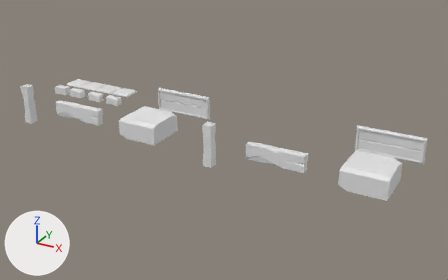
Two versions of the Blender file Brackeys2023.2/Assets/Models/masonry.blend, one commit apart.
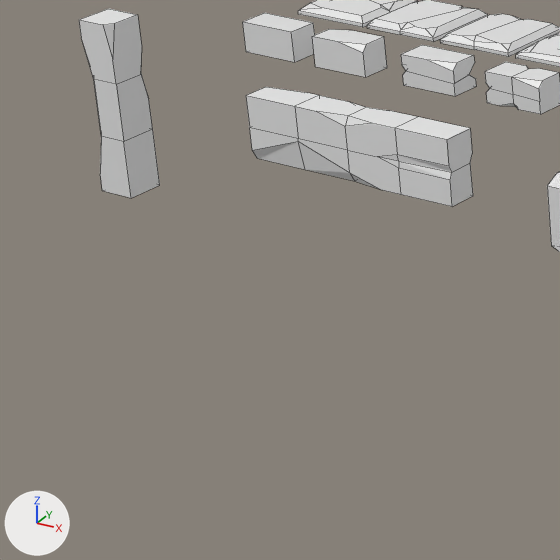
There are two pictures of each version: one whole from a 50 mm lens placed at (23.72, -25.84, 11.36), pointed at (10.89, -2.51, -0.31), one close up on the part from 1% to 27% of the width and 29% to 71% of the height. Arrows for +X, +Y and +Z are at lower left; the lights stay in place. The close-ups show mesh edges as thin lines.

Script lines for the objects in view, before the commit:
```python
me_cube_002 = bpy.data.meshes.new('Cube.002')
me_cube_002.from_pydata(...)  # 28 vertices, 22 faces; spans x -0.5..0.5, y -0.5..0.5, z -0.056..0.056
me_cube_002.materials.append(mat_from_prop_atlas)  # its picture is missing
me_cube_006 = bpy.data.meshes.new('Cube.006')
me_cube_006.from_pydata(...)  # 12 vertices, 8 faces; spans x -0.374..0.374, y -0.187..0.187, z -0.187..0.187
me_cube_006.materials.append(mat_from_prop_atlas)  # its picture is missing
me_cube_009 = bpy.data.meshes.new('Cube.009')
me_cube_009.from_pydata(...)  # 28 vertices, 22 faces; spans x -1.0..1.0, y -1.0..1.0, z -1.0..1.0
me_cube_009.materials.append(mat_from_stone_atlas)  # its picture is missing
ob_brick_001 = bpy.data.objects.new('brick.001', me_cube_006)
ob_brick_001.location = (1.06, -1.37, 0.0)
ob_floor_tile_002 = bpy.data.objects.new('floor tile.002', me_cube_002)
ob_floor_tile_002.location = (2.17, 0.0, 0.0)
ob_pillar = bpy.data.objects.new('pillar', me_cube_009)
ob_pillar.location = (0.0, -3.92, 0.0)
ob_pillar.scale = (0.218, 0.218, 1.0)
# also in view: 'brick.003' at (3.57, -1.37, 0.0); 'floor tile.001' at (1.07, 0.0, 0.0); 'large block' at (3.14, -3.61, 0.0); 'floor tile.003' at (3.28, 0.0, 0.0); 'floor tile' at (0.0, 0.0, 0.0)
```
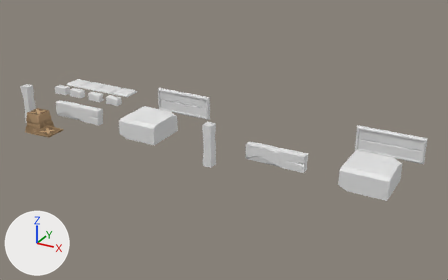
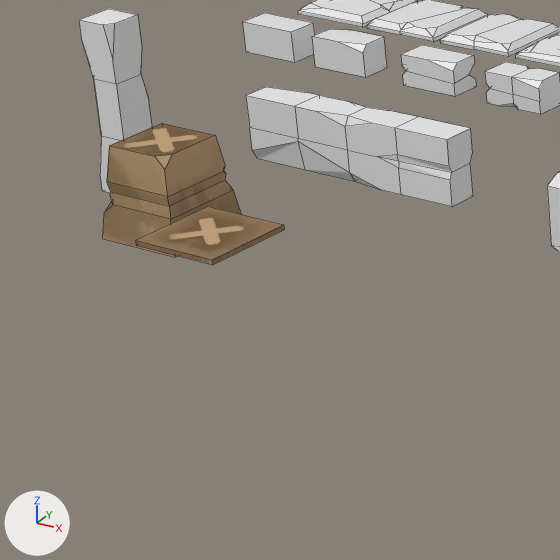
Boxes [x1, y1, x2, y2] around the edits, measured in the close-ups (560 x 560 px):
'Cube.002', added (brown): after [103, 123, 241, 257]
'Cube.003', added (brown): after [135, 206, 284, 265]

The change, as a list of edits to the scene's bpy script:
```text
Add img_symbols_atlas_png:
    img_symbols_atlas_png = load_image('symbols-atlas.png', '../Textures/symbols-atlas.png', 4096, 4096, 'sRGB')
Add mat_symbols:
    mat_symbols = principled_material('symbols')
    mat_symbols.texture = img_symbols_atlas_png
    mat_symbols.roughness = 0.873
    mat_symbols.specular_ior_level = 0.177
Add me_cube_017:
    me_cube_017.from_pydata(...)  # a box spanning x -1.0..1.0, y -1.0..1.0, z -1.0..1.0
    me_cube_017.materials.append(mat_symbols)  # picture img_symbols_atlas_png
Add me_cube_005:
    me_cube_005.from_pydata(...)  # 31 vertices, 25 faces; spans x -1.0..1.0, y -1.0..1.0, z -1.0..1.0
    me_cube_005.materials.append(mat_symbols)  # picture img_symbols_atlas_png
Add ob_cube_003:
    ob_cube_003 = bpy.data.objects.new('Cube.003', me_cube_017)
    ob_cube_003.location = (3.5, -6.23, 0.0)
    ob_cube_003.scale = (0.5, 0.5, -0.0272)
Add ob_cube_002:
    ob_cube_002 = bpy.data.objects.new('Cube.002', me_cube_005)
    ob_cube_002.location = (2.21, -5.47, 0.0)
    ob_cube_002.scale = (0.5, 0.5, 0.5)
```
